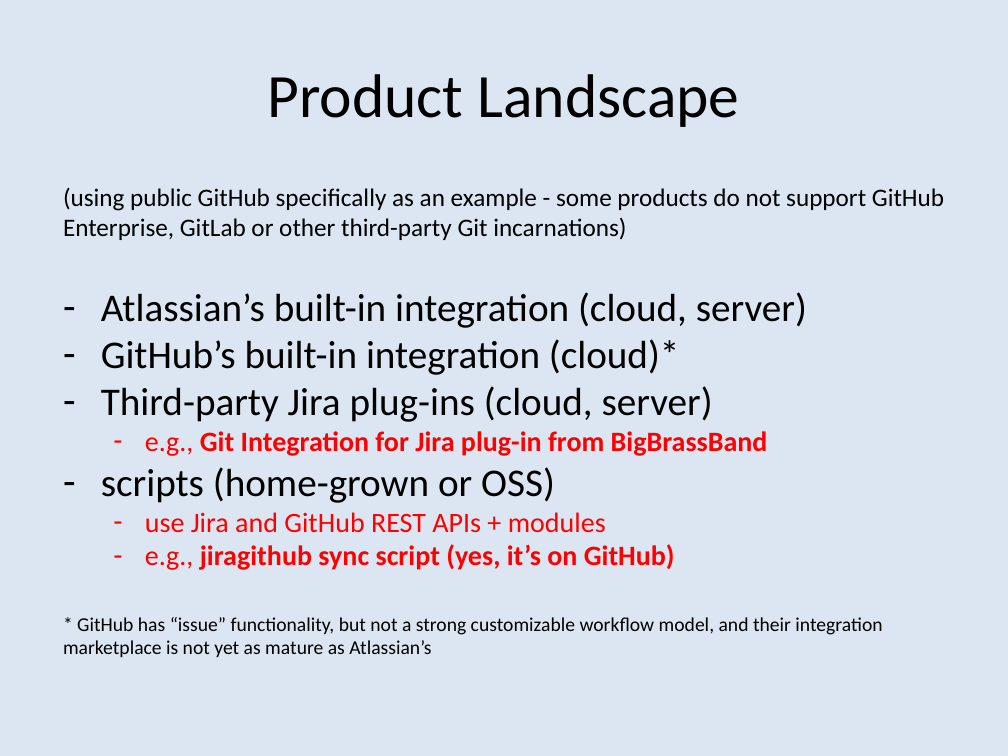
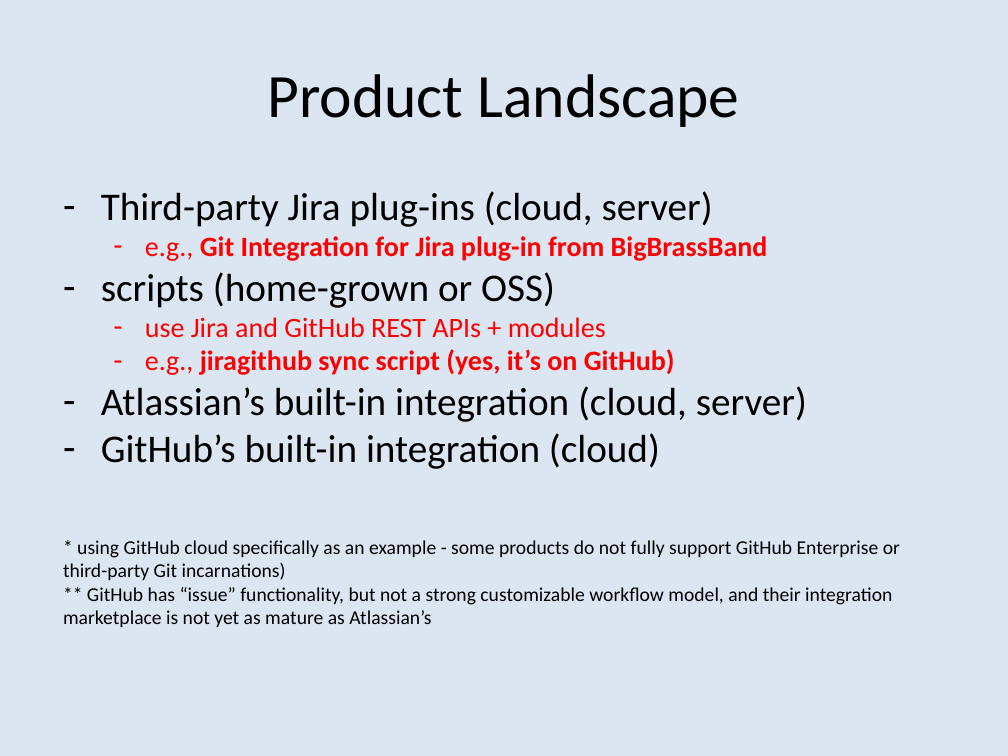
Before and after one commit to bobk/jirapresentations, a slide deck: slide 4 of Git Integration Options for Jira.pptx. Drawn at 1008x756 pixels with LibreOffice and Linux fonts; fonts in the diff are those of the drawing. Boxes give left, top, right and bottom in pixels: in the first picture for what was removed or moved away, otherwise in the second. Text is boxed around its words. In the diff, an @@ line names an element or a change of style, - is before the commit and + after.

```diff
--- a/Git Integration Options for Jira.pptx
+++ b/Git Integration Options for Jira.pptx
@@ text at box(63, 187, 944, 375): paragraphs removed @@
-(using public GitHub specifically as an example - some products do not support GitHub Enterprise, GitLab or other third-party Git incarnations)
-– Atlassian’s built-in integration (cloud, server)
-– GitHub’s built-in integration (cloud)*
@@ text at box(63, 386, 900, 627): text changed @@
-* GitHub has “issue” functionality, but not a strong customizable workflow model, and their integration marketplace is not yet as mature as Atlassian’s
+– Atlassian’s built-in integration (cloud, server)
+– GitHub’s built-in integration (cloud)
+* using GitHub cloud specifically as an example - some products do not fully support GitHub Enterprise or third-party Git incarnations)
+** GitHub has “issue” functionality, but not a strong customizable workflow model, and their integration marketplace is not yet as mature as Atlassian’s
```
Also in this commit, not shown: 6 other slides changed.
